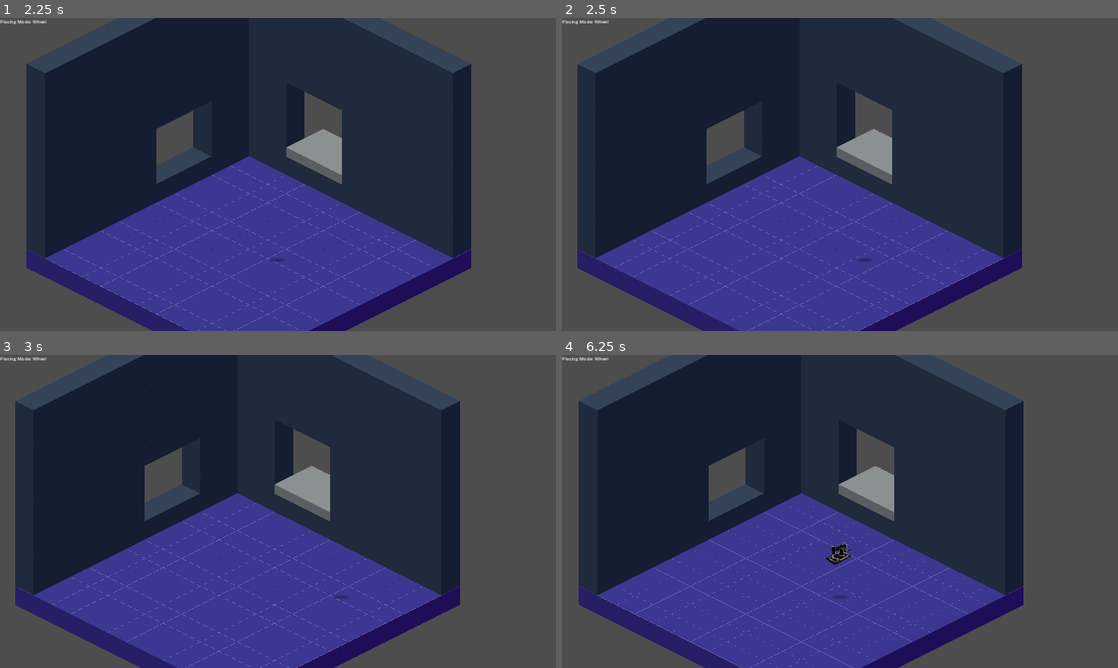
Above: before the commit, frames 1-4 (two rows, left to right).
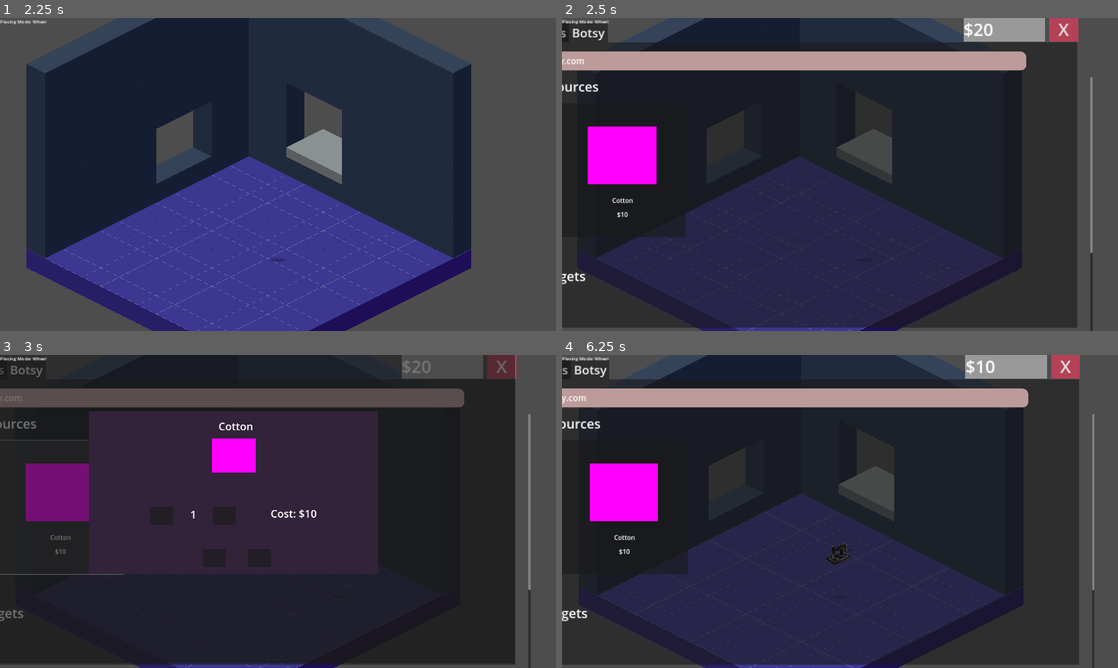
Above: after the commit, the same moments.

Repository: kaelynfmp/HearthLight
Game: Godot game, scene res://scenes/room.tscn
The game is run twice, just before and just after one commit, with the same random seed, the same clock (stepped at 60 frames per second) and the same inputs.
Inputs (mouse positions are in pixels of both pictures, inside the frame that each line leads up to):
- Up to frame 1 (2.25 s): tap Enter (ui_accept) at 0.5, 1.25, 2 s; drag from (305, 202) to (333, 105) at 0.52 s; drag from (55, 24) to (250, 237) at 1.27 s; move the mouse to (333, 105) at 2.02 s; hold D (move_right) from 2.03 s (still down); tap 1 (toggle_placing_mode) at 2.1 s
- Up to frame 2 (2.5 s): keep holding D (move_right); tap C (toggle_computer, bound only after the commit) at 2.3 s
- Up to frame 3 (3 s): release D (move_right) at 2.75 s; click (61, 508) at 2.77 s
- Up to frame 4 (6.25 s): click (823, 558) at 3.52 s; click (1062, 367) at 4.25 s, where only the run after the commit has a clickable "X"; tap Enter (ui_accept) at 5, 5.75, 6.02 s; drag from (834, 558) to (673, 464) at 5.02 s; move the mouse to (1006, 558) at 5.77 s; hold A (move_left) from 5.78 s (still down); tap C (toggle_computer, bound only after the commit) at 5.85 s

Frame 1 is identical in both runs. In frame 2, 56% of the frame differs, in the area x 0-96%, y 0-100%; in frame 3, 73%; in frame 4, 56%.

Commit message:
feat: computer accessible

Diff:
--- a/project.godot
+++ b/project.godot
@@ -103,6 +103,11 @@
 "events": [Object(InputEventKey,"resource_local_to_scene":false,"resource_name":"","device":0,"window_id":0,"alt_presse …(189 unchanged characters)…
 ]
 }
+toggle_computer={
+"deadzone": 0.5,
+"events": [Object(InputEventKey,"resource_local_to_scene":false,"resource_name":"","device":-1,"window_id":0,"alt_pressed":false,"shift_pressed":false,"ctrl_pressed":false,"meta_pressed":false,"pressed":false,"keycode":0,"physical_keycode":67,"key_label":0,"unicode":99,"location":0,"echo":false,"script":null)
+]
+}
 
 [rendering]
 
--- a/scenes/Computer Scenes/computer_interface.tscn
+++ b/scenes/Computer Scenes/computer_interface.tscn
@@ -24,12 +24,18 @@
 bg_color = Color(0.710655, 0.252932, 0.341096, 1)
 
 [node name="ComputerInterface" type="Control" node_paths=PackedStringArray("currency_label", "exit_button")]
+z_index = 50
 layout_mode = 3
-anchors_preset = 15
-anchor_right = 1.0
-anchor_bottom = 1.0
+anchor_right = 0.005
+offset_left = -1911.0
+offset_top = -1682.0
+offset_right = -5.6
+offset_bottom = -602.0
 grow_horizontal = 2
 grow_vertical = 2
+scale = Vector2(2, 2)
+size_flags_horizontal = 4
+size_flags_vertical = 4
 script = ExtResource("1_1cjce")
 currency_label = NodePath("Currency Label")
 exit_button = NodePath("Close Button")
--- a/scenes/Computer Scenes/computer_manager.gd
+++ b/scenes/Computer Scenes/computer_manager.gd
@@ -1,10 +1,10 @@
 extends Node
 @export var currency_label: Label
 @export var exit_button: Button
-
+var parent_node : Node = null
 # Called when the node enters the scene tree for the first time.
 func _ready() -> void:
-	connect("pressed", Callable(self, "_close_computer"))
+	exit_button.pressed.connect(func(): _close_computer())
 
 
 # Called every frame. 'delta' is the elapsed time since the previous frame.
@@ -12,4 +12,5 @@
 	currency_label.text = "$"+str(GameManager.currency)
 
 func _close_computer():
-	queue_free()
+	if parent_node:
+		parent_node.toggle_computer()
--- a/scenes/Computer Scenes/item_buy_popup.gd
+++ b/scenes/Computer Scenes/item_buy_popup.gd
@@ -27,6 +27,13 @@
 	buy_button.connect("pressed", Callable(self, "_buy"))
 	decline_button.connect("pressed", Callable(self, "_close"))
 
+func _process(delta: float) -> void:
+	if GameManager.in_computer == false:
+		queue_free()
+
+func _close():
+	queue_free()
+
 func _buy():
 	if GameManager.subtract_currency(total_cost) == true: # successful purchase
 		queue_free()
@@ -43,8 +50,6 @@
 		# maybe show insufficient funds in future
 		# show buy button as unavailable if currency not enough? future goal
 
-func _close():
-	queue_free()
 
 func set_item_buy(new_item: Item):
 	item = new_item
--- a/scenes/Computer Scenes/item_buy_popup.tscn
+++ b/scenes/Computer Scenes/item_buy_popup.tscn
@@ -7,16 +7,17 @@
 bg_color = Color(0.336859, 0.193585, 0.420663, 1)
 
 [node name="ItemBuyPopup" type="Panel" node_paths=PackedStringArray("item_name", "item_desc", "item_picture", "cost_label", "number_label", "minus_button", "plus_button", "buy_button", "decline_button")]
+z_index = 51
 anchors_preset = 15
 anchor_right = 1.0
 anchor_bottom = 1.0
-offset_left = 462.0
-offset_top = 224.0
-offset_right = 462.0
-offset_bottom = 224.0
+offset_left = -1027.0
+offset_top = -1272.0
+offset_right = -1027.0
+offset_bottom = -1272.0
 grow_horizontal = 2
 grow_vertical = 2
-scale = Vector2(0.52, 0.52)
+scale = Vector2(1.04, 1.04)
 theme_override_styles/panel = SubResource("StyleBoxFlat_a3scx")
 script = ExtResource("1_cmwl6")
 item_name = NodePath("Panel/Name")
@@ -35,10 +36,10 @@
 anchors_preset = 15
 anchor_right = 1.0
 anchor_bottom = 1.0
-offset_left = -915.0
-offset_top = -446.0
-offset_right = 892.0
-offset_bottom = 580.0
+offset_left = -895.193
+offset_top = -434.616
+offset_right = 911.807
+offset_bottom = 591.384
 grow_horizontal = 2
 grow_vertical = 2
 
--- a/scenes/Computer Scenes/shop_category.gd
+++ b/scenes/Computer Scenes/shop_category.gd
@@ -13,8 +13,9 @@
 	selected_category = category
 	category_label.text = selected_category.capitalize()
 	folder = "res://resources/items/"
-	load_items()
-	print(items)
+	if len(shop_dict[category]) == 0:
+		load_items()
+	print(shop_dict[category])
 	for item in shop_dict[category]:
 		display_items(item)
 
@@ -33,9 +34,10 @@
 				var item_path = folder + file_name
 				var item = load(item_path)
 				if item and item is Item:
-					if item.name.to_lower() in base_resources:
+					print("Loaded item")
+					if item.name.to_lower() in base_resources and item not in shop_dict["resources"]:
 						shop_dict["resources"].append(item)
-					elif item.name.to_lower() in gadget_show:
+					elif item.name.to_lower() in gadget_show and item not in shop_dict["resources"]:
 						shop_dict["gadgets"].append(item)
 					else:
 						pass
--- a/scenes/Computer Scenes/shop_manager.gd
+++ b/scenes/Computer Scenes/shop_manager.gd
@@ -5,7 +5,7 @@
 @onready var categories_list_container: Node = $ScrollContainer/ShopCategoriesListContainer
 @export var item_button_scene: PackedScene
 @export var shop_category_scene: PackedScene
-
+var loaded_items = false
 var item_class : Resource
 var item_folder : String = "res://resources/items/"
 
--- /dev/null
+++ b/scenes/computer_open.gd
@@ -0,0 +1,26 @@
+extends Node
+var computer_instance = null
+@onready var computer_scene = preload("res://scenes/Computer Scenes/computer_interface.tscn")
+
+
+# Called when the node enters the scene tree for the first time.
+func _ready() -> void:
+	pass # Replace with function body.
+
+
+# Called every frame. 'delta' is the elapsed time since the previous frame.
+func _process(delta: float) -> void:
+	if Input.is_action_just_pressed("toggle_computer"):
+		toggle_computer()
+
+func toggle_computer():
+	if computer_instance: # trying to close computer
+		GameManager.in_computer = false
+		computer_instance.parent_node = null
+		computer_instance.queue_free()
+		computer_instance = null
+	else:
+		GameManager.in_computer = true
+		computer_instance = computer_scene.instantiate()
+		computer_instance.parent_node = self
+		get_tree().current_scene.add_child(computer_instance)
--- a/scenes/room.tscn
+++ b/scenes/room.tscn
@@ -10,6 +10,7 @@
 [ext_resource type="PackedScene" uid="uid://c6g34by20r0qc" path="res://scenes/inventory/inventory.tscn" id="8_p13u3"]
 [ext_resource type="PackedScene" uid="uid://cq8nmdt2gxyse" path="res://scenes/cursor.tscn" id="9_6c5mx"]
 [ext_resource type="Script" path="res://scripts/gui/temp_placing_mode.gd" id="10_8csei"]
+[ext_resource type="Script" path="res://scenes/computer_open.gd" id="11_juawt"]
 
 [node name="Room" type="Node"]
 
@@ -164,3 +165,10 @@
 fit_content = true
 scroll_active = false
 script = ExtResource("10_8csei")
+
+[node name="Control" type="Control" parent="HUD"]
+layout_mode = 3
+anchors_preset = 0
+offset_right = 40.0
+offset_bottom = 40.0
+script = ExtResource("11_juawt")
--- a/scripts/order_manager.gd
+++ b/scripts/order_manager.gd
@@ -38,7 +38,33 @@
 func archive_order(order: Order): # unfulfilled by due date OR rejected
 	pass
 
-func check_fulfillment(order: Order):
+func fulfill_order(order: Order) -> bool:
+
+	#check fulfillment ability
+	# if true:
+	# remove items
+	# reward player
+	# archive order
+
+	# if false:
+	return false
+func check_fulfillment_ability(order: Order) -> bool:
+	var fulfilled_items = []
+	for i in range(len(order.required_items)):
+		var current_item = order.required_items[i]
+		var current_qty = order.required_quantities[i]
+		var actual_qty = inventory.get_item_quantity(current_item)
+		if actual_qty >= current_qty:
+			#THIS ITEM can be fulfilled
+			fulfilled_items.append(true)
+		else:
+			fulfilled_items.append(false)
+	for item in fulfilled_items:
+		if item == false:
+			return false
+	return true
+
+func remove_items_from_inventory():
 	pass
 
 func reward_player(order: Order):
--- a/scripts/resources/inventory.gd
+++ b/scripts/resources/inventory.gd
@@ -51,3 +51,9 @@
 	if !Engine.is_editor_hint():
 		if GameManager.inventory:
 			GameManager.add_inventory(self)
+func get_item_quantity(item: Item) -> int:
+	var quantity:int = 0
+	for slot in slots:
+		if slot.item == item:
+			quantity += slot.quantity
+	return quantity
Not shown: 1 places in scenes/room.tscn that only renumber resources
